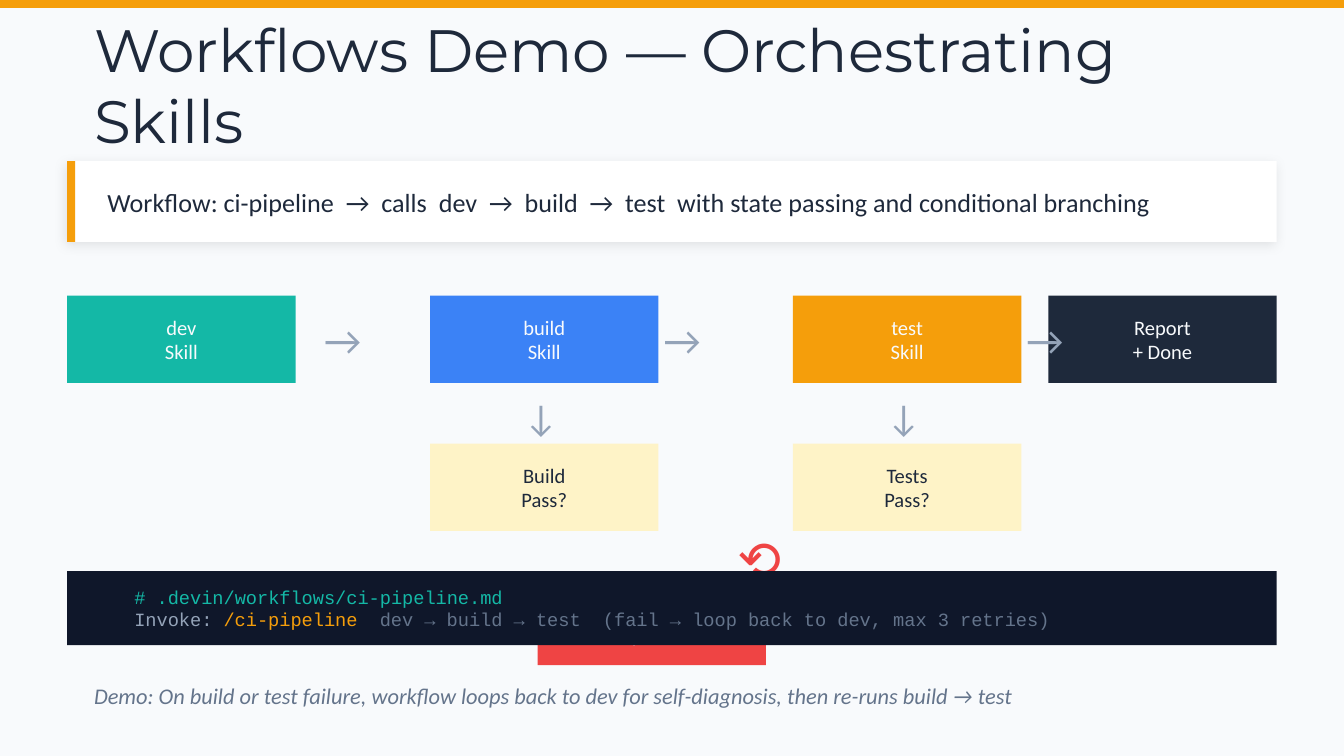
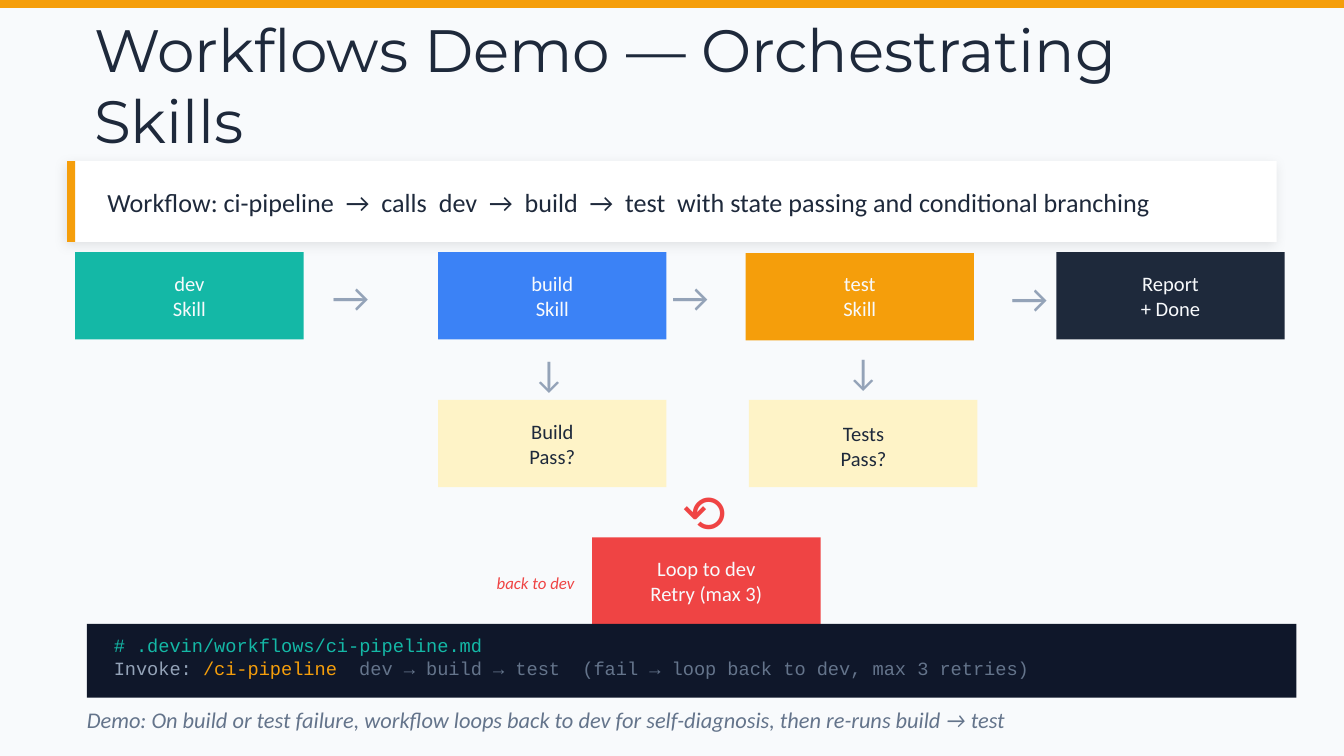
Before and after one commit to chenkunyuan/ai-tools-intro-sharing, a slide deck: slide 10 of AI_Getting_Started_with_AI_Tools.pptx. Drawn at 1344x756 pixels with LibreOffice and Linux fonts; fonts in the diff are those of the drawing. Boxes give left, top, right and bottom in pixels: in the first picture for what was removed or moved away, otherwise in the second. Text is boxed around its words. In the diff, an @@ line names an element or a change of style, - is before the commit and + after.

```diff
--- a/AI_Getting_Started_with_AI_Tools.pptx
+++ b/AI_Getting_Started_with_AI_Tools.pptx
@@ 2 rectangles, 1 text: place and size @@
-2 rectangles, 1 text at (793, 296, 1021, 531)
+2 rectangles, 1 text at (746, 253, 977, 488)
@@ text "→": place and size @@
-text "→" at (1021, 296, 1068, 383)
+text "→" at (1007, 254, 1054, 341)
@@ 7 texts, 4 rectangles: place and size @@
-7 texts, 4 rectangles at (67, 296, 1277, 531)
+7 texts, 4 rectangles at (75, 253, 1285, 488)
@@ text "↓": place and size @@
-text "↓" at (880, 383, 927, 450)
+text "↓" at (840, 336, 887, 403)
@@ text "Tests": place and size @@
-text "Tests" at (884, 470, 930, 507)
+text "Tests" at (841, 428, 887, 466)
@@ text "⟲": place and size @@
-text "⟲" at (726, 517, 793, 598)
+text "⟲" at (671, 472, 738, 552)
@@ text "Loop to dev" rewrapped from (596, 612, 708, 648) to (650, 561, 762, 605) @@
@@ rectangle: place and size @@
-rectangle at (538, 578, 766, 665)
+rectangle at (593, 538, 821, 625)
@@ text "back to dev" rewrapped from (264, 628, 341, 647) to (497, 577, 574, 589) @@
@@ rectangle: place and size @@
-rectangle at (67, 571, 1277, 645)
+rectangle at (87, 624, 1297, 698)
@@ text "# .devin/workflows/ci-pipeline.md": place and size @@
-text "# .devin/workflows/ci-pipeline.md" at (134, 591, 1049, 630)
+text "# .devin/workflows/ci-pipeline.md" at (114, 639, 1029, 679)
@@ text "Demo: On build or test ...": place and size @@
-text "Demo: On build or test ..." at (94, 688, 1012, 708)
+text "Demo: On build or test ..." at (87, 712, 1005, 732)
```
Also in this commit, not shown: 5 other slides changed, 1 slide removed.
